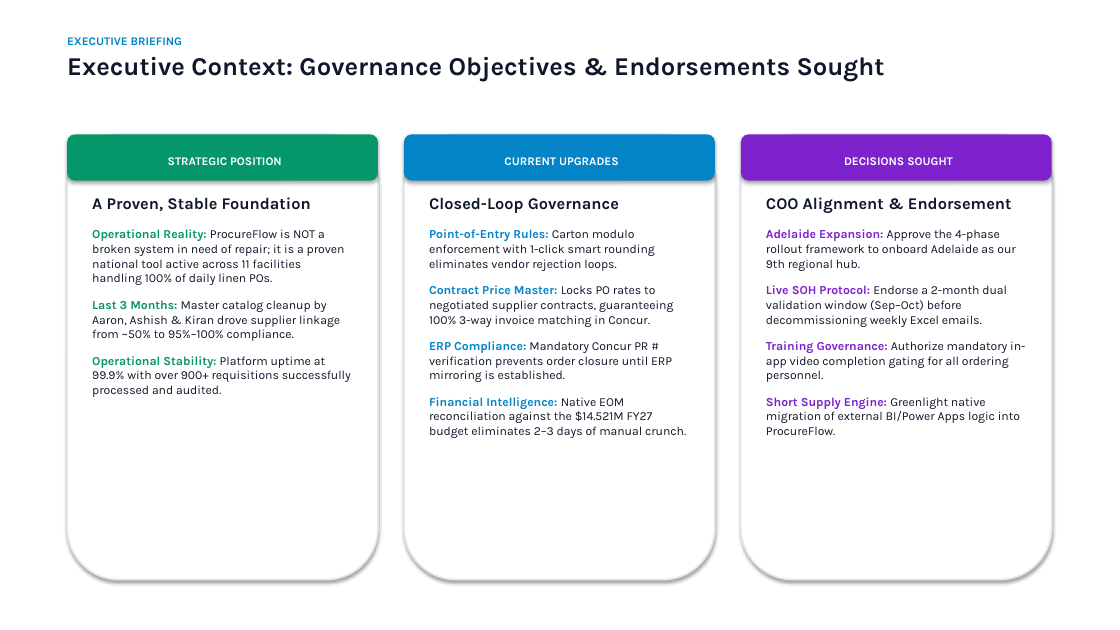
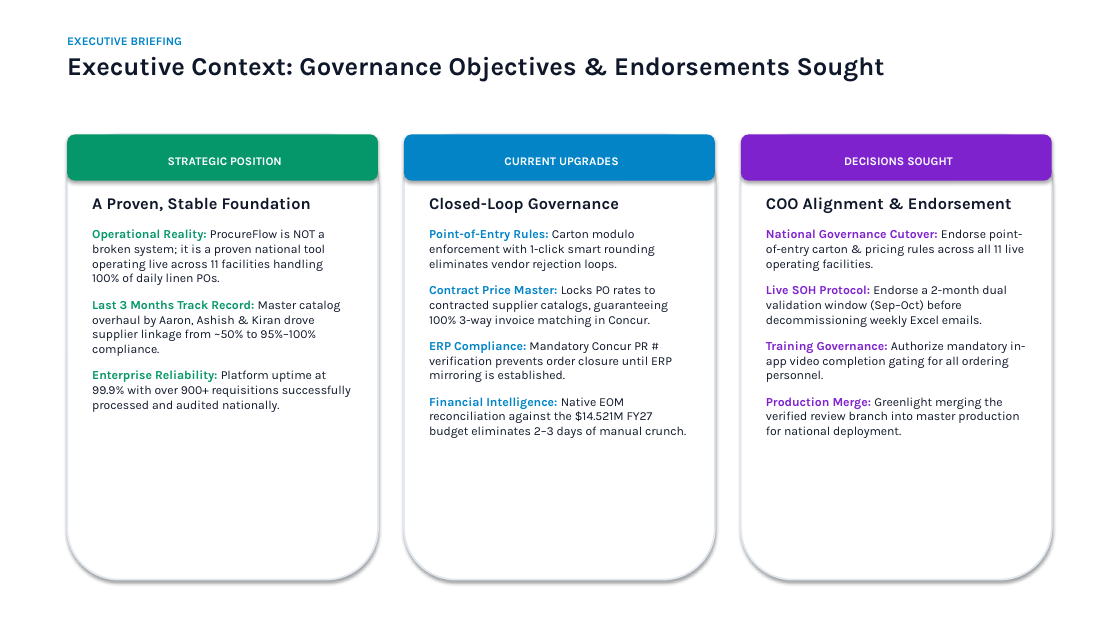
Before and after one commit to SPLGit-Project/ProcureFlow-App, a slide deck: slide 2 of docs/ProcureFlow_Executive_Roadmap.pptx. Drawn at 1120x630 pixels with LibreOffice and Linux fonts; fonts in the diff are those of the drawing. Boxes give left, top, right and bottom in pixels: in the first picture for what was removed or moved away, otherwise in the second. Text is boxed around its words. In the diff, an @@ line names an element or a change of style, - is before the commit and + after.

Commit message:
docs: remove workshop schedule and Adelaide rollout references, confirming all 11 facilities operating live under uniform governance

```diff
--- a/docs/ProcureFlow_Executive_Roadmap.pptx
+++ b/docs/ProcureFlow_Executive_Roadmap.pptx
@@ text at [92, 229, 351, 412]: text changed @@
-Operational Reality: ProcureFlow is NOT a broken system in need of repair; it is a proven national tool active across 11 facilities handling 100% of daily linen POs.
-Last 3 Months: Master catalog cleanup by Aaron, Ashish & Kiran drove supplier linkage from ~50% to 95%–100% compliance.
-Operational Stability: Platform uptime at 99.9% with over 900+ requisitions successfully processed and audited.
+Operational Reality: ProcureFlow is NOT a broken system; it is a proven national tool operating live across 11 facilities handling 100% of daily linen POs.
+Last 3 Months Track Record: Master catalog overhaul by Aaron, Ashish & Kiran drove supplier linkage from ~50% to 95%–100% compliance.
+Enterprise Reliability: Platform uptime at 99.9% with over 900+ requisitions successfully processed and audited nationally.
@@ text at [766, 229, 1024, 271]: text changed @@
-Adelaide Expansion: Approve the 4-phase rollout framework to onboard Adelaide as our 9th regional hub.
+National Governance Cutover: Endorse point-of-entry carton & pricing rules across all 11 live operating facilities.
@@ text at [429, 285, 668, 327]: text changed @@
-Contract Price Master: Locks PO rates to negotiated supplier contracts, guaranteeing 100% 3-way invoice matching in Concur.
+Contract Price Master: Locks PO rates to contracted supplier catalogs, guaranteeing 100% 3-way invoice matching in Concur.
@@ text at [766, 397, 1019, 438]: text changed @@
-Short Supply Engine: Greenlight native migration of external BI/Power Apps logic into ProcureFlow.
+Production Merge: Greenlight merging the verified review branch into master production for national deployment.
```
Also in this commit, not shown: 4 other slides changed, 1 slide added, 1 slide removed, 2 other files.
